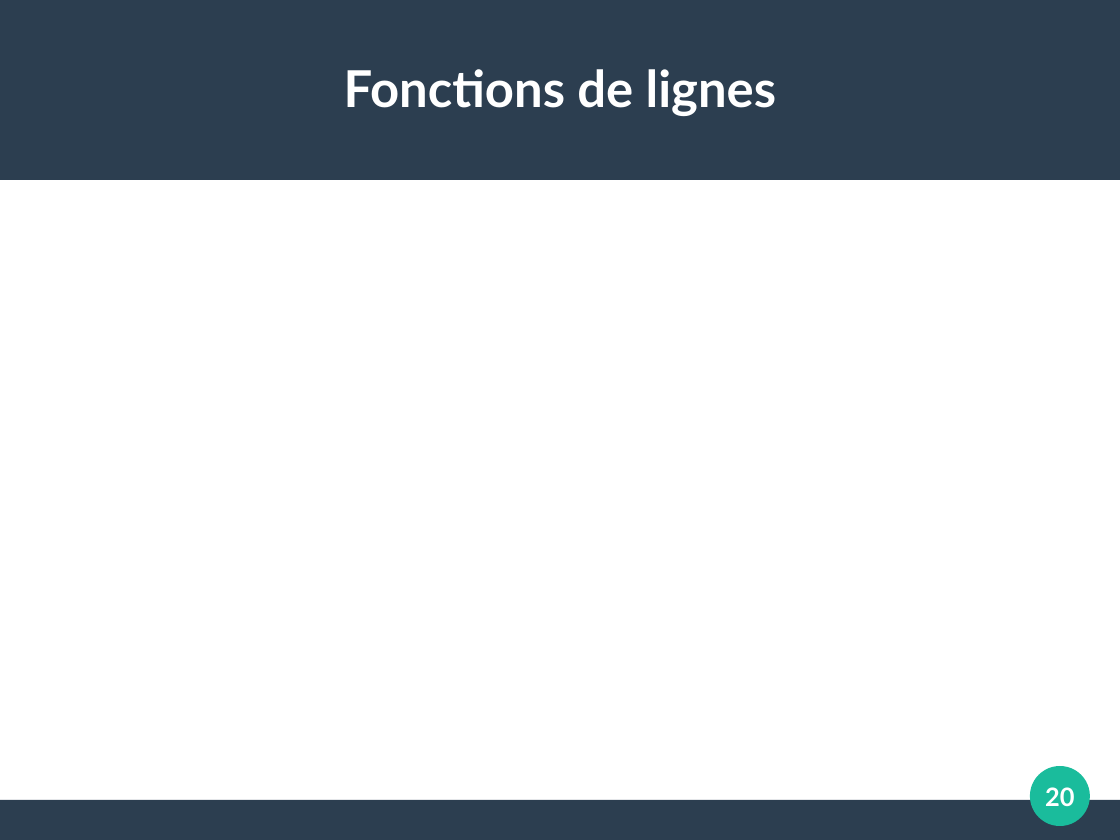
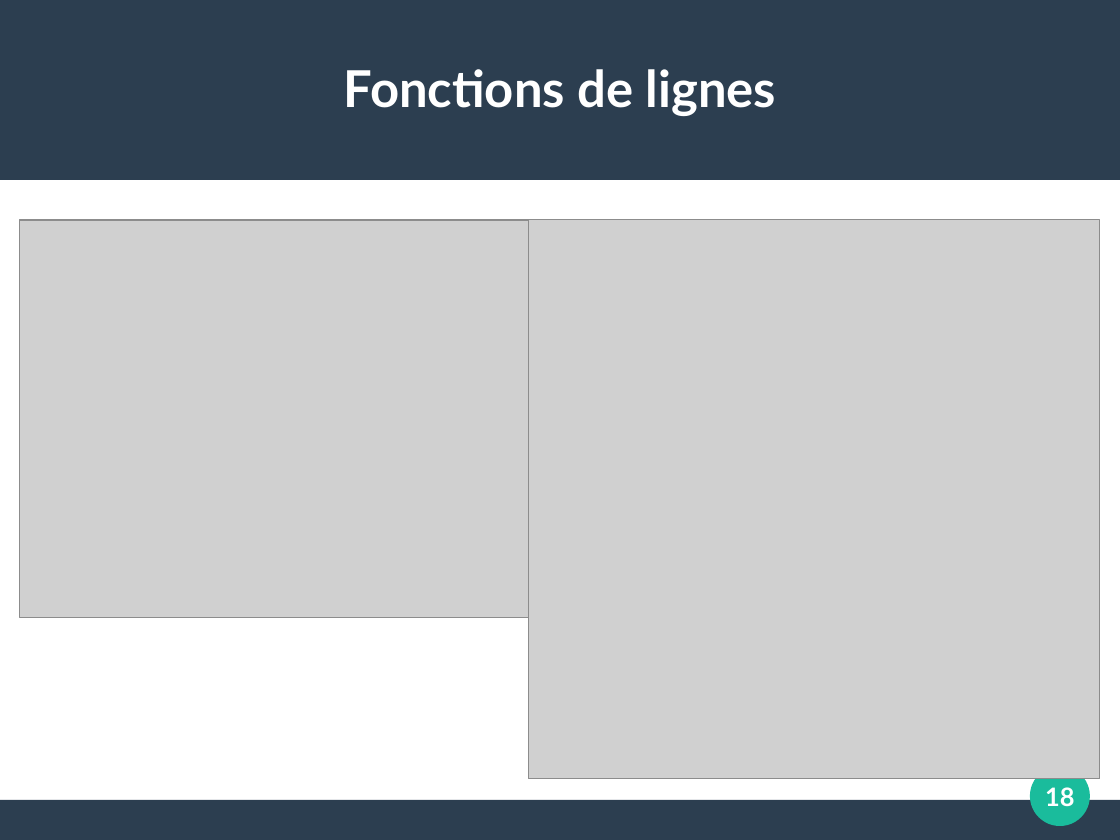
Before and after one commit to chuchodal/bbgeo_remake, a slide deck: slide 18 of projet_disn.odp (slide 20 before the commit). Drawn at 1120x840 pixels with LibreOffice and Linux fonts; fonts in the diff are those of the drawing; grey boxes stand for pictures. Boxes give left, top, right and bottom in pixels: in the first picture for what was removed or moved away, otherwise in the second. Text is boxed around its words. In the diff, an @@ line names an element or a change of style, - is before the commit and + after.

```diff
--- a/projet_disn.odp
+++ b/projet_disn.odp
@@ picture added at (20, 221, 601, 618) @@
@@ picture added at (528, 221, 1101, 780) @@
@@ page number at (1045, 787, 1074, 806): text changed @@
-20
+18
```
Also in this commit, not shown: 2 other slides changed, 11 slides added, 2 slides removed.
